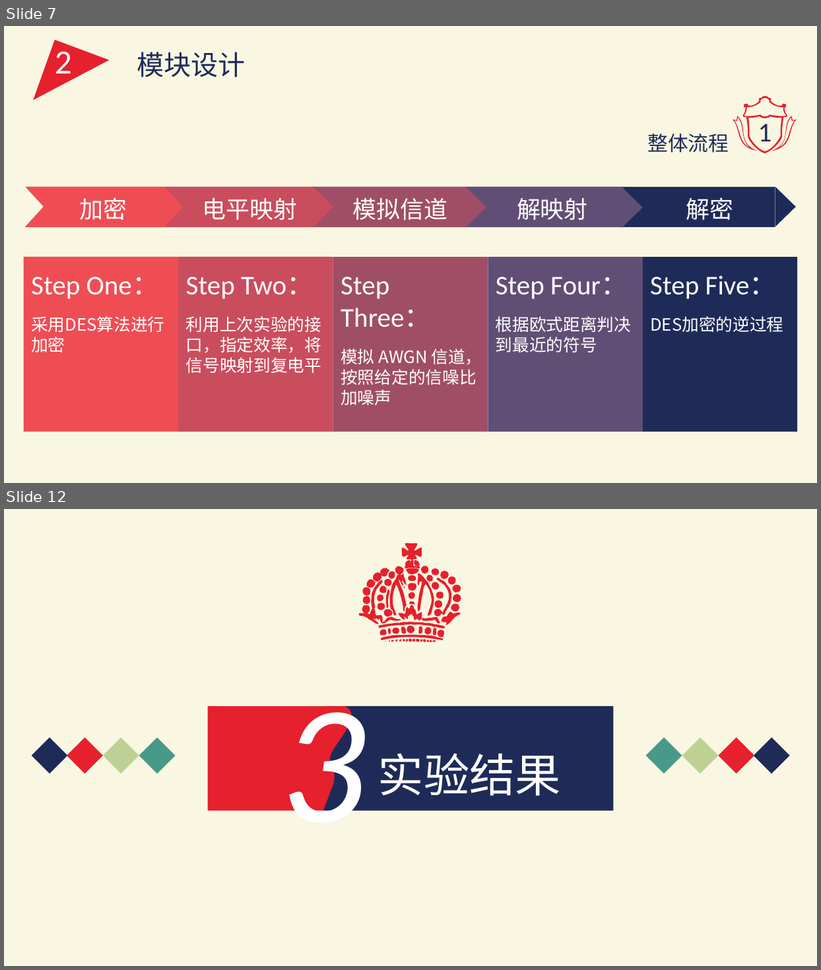
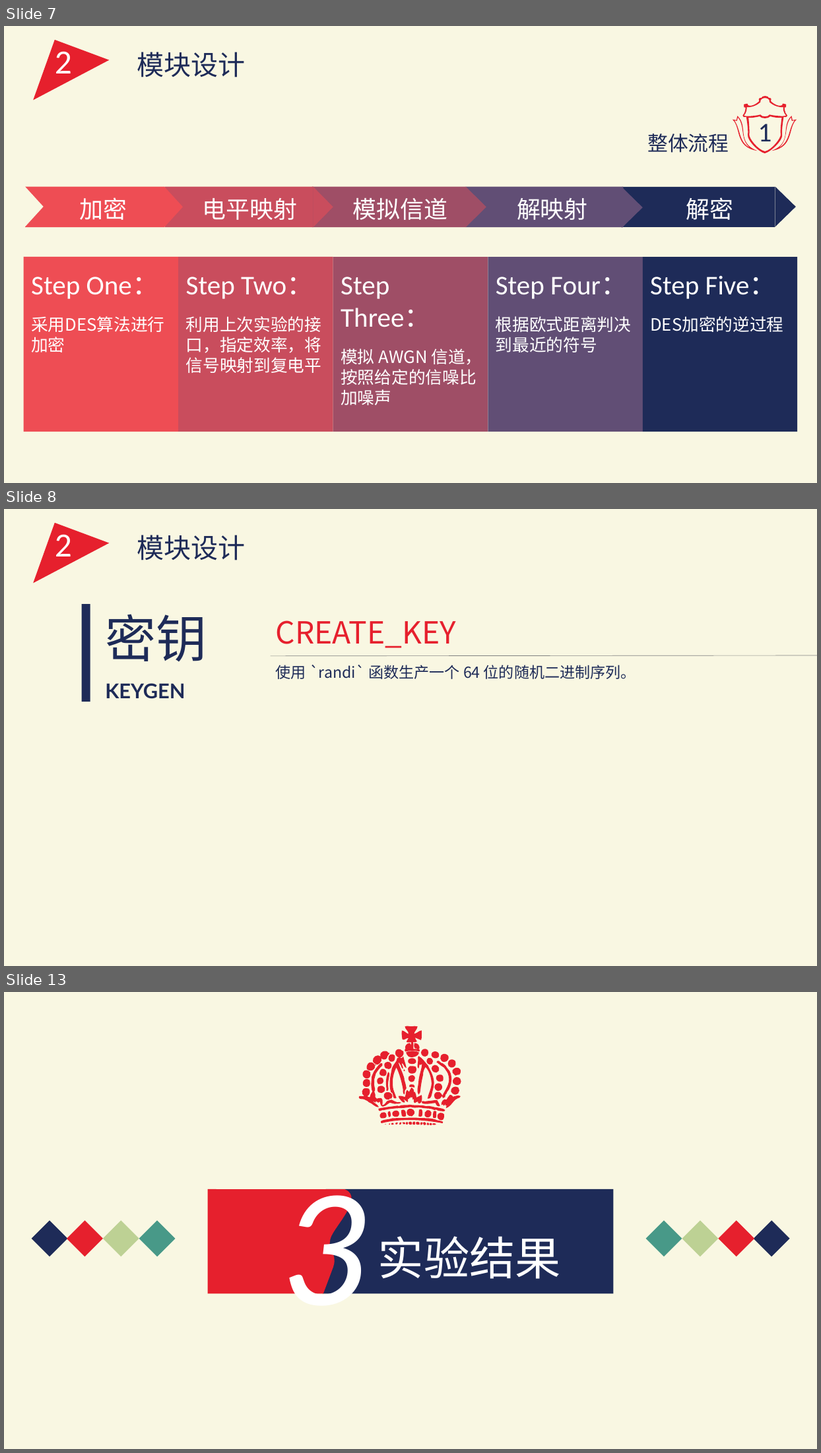
Before and after one commit to IntroductionOfCoding2015/encryption, a slide deck: PPT.pptx. Shown one above the other, each under a label of ours: slides 7 and 12 before the commit, slides 7, 8 and 13 after it; the slides between them are not shown. The pictures are 821x970 and 821x1453 pixels, drawn with LibreOffice and Linux fonts; fonts in the diff are those of the drawing. Boxes give left, top, right and bottom in pixels: in the first picture for what was removed or moved away, otherwise in the second. Text is boxed around its words. In the diff, an @@ line names an element or a change of style, - is before the commit and + after.

```diff
--- a/PPT.pptx
+++ b/PPT.pptx
@@ slide 8 added at (x1=4, y1=509, x2=817, y2=966), background #F9F7E2 @@
@@ freeform shape added at (x1=25, y1=516, x2=109, y2=606), fill #E6202D @@
@@ text added at (x1=55, y1=528, x2=72, y2=564), 40 pt, text #FFFFFF @@
+2
@@ text added at (x1=137, y1=535, x2=246, y2=560), 32 pt, text #1E2B58 @@
+模块设计
@@ rectangle added at (x1=81, y1=604, x2=90, y2=702), fill #1E2B58 @@
@@ text added at (x1=105, y1=614, x2=207, y2=699), 24 pt, text #1E2B58, bold @@
+密钥
+KEYGEN
@@ text added at (x1=276, y1=621, x2=457, y2=648), 36 pt, text #E6202D @@
+CREATE_KEY
@@ line added from (271, 656) to (817, 656), #808080 0.5 pt @@
@@ text added at (x1=276, y1=665, x2=636, y2=679), 18 pt, text #1E2B58 @@
+使用 `randi` 函数生产一个 64 位的随机二进制序列。
@@ what was slide 12 is now slide 13 @@
```
Also in this commit, not shown: 9 slides changed, 1 other slide added, 5 slides removed, 1 other file.
